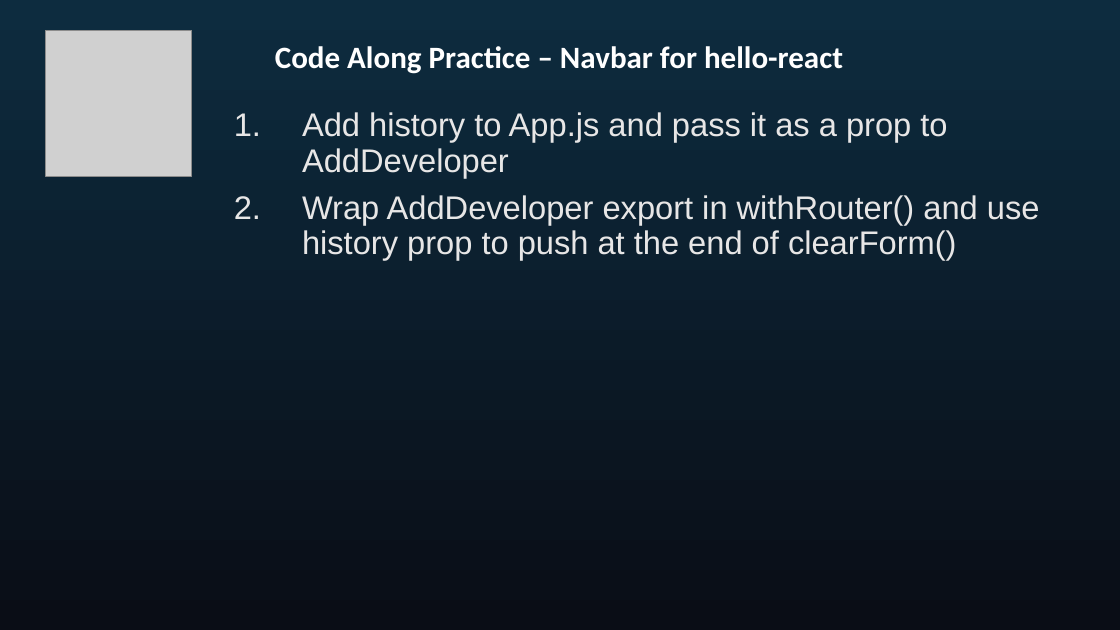
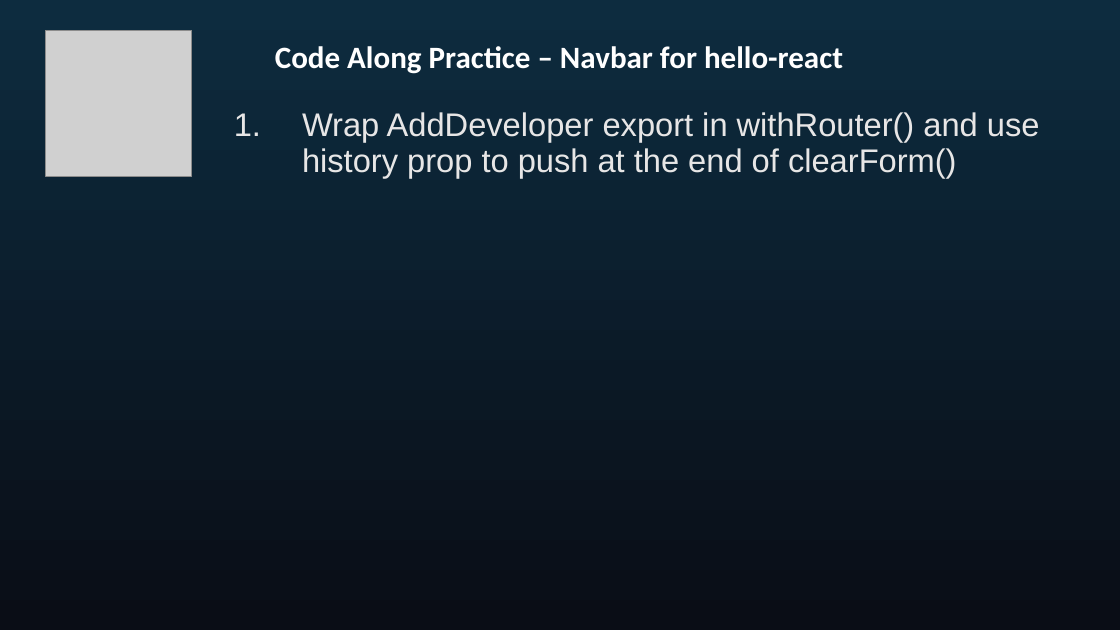
Before and after one commit to seblechernet/PowerPoint-Decks, a slide deck: slide 21 of 04 React Routing, Component Lifecycle Methods.pptx. Drawn at 1120x630 pixels with LibreOffice and Linux fonts; fonts in the diff are those of the drawing; grey boxes stand for pictures. Boxes give left, top, right and bottom in pixels: in the first picture for what was removed or moved away, otherwise in the second. Text is boxed around its words. In the diff, an @@ line names an element or a change of style, - is before the commit and + after.

Commit message:
fixed 04 guided practice

```diff
--- a/04 React Routing, Component Lifecycle Methods.pptx
+++ b/04 React Routing, Component Lifecycle Methods.pptx
@@ text at (302,112,947,178): paragraph removed @@
-1. Add history to App.js and pass it as a prop to AddDeveloper
```
Also in this commit, not shown: 2 other slides changed, 1 slide removed.
